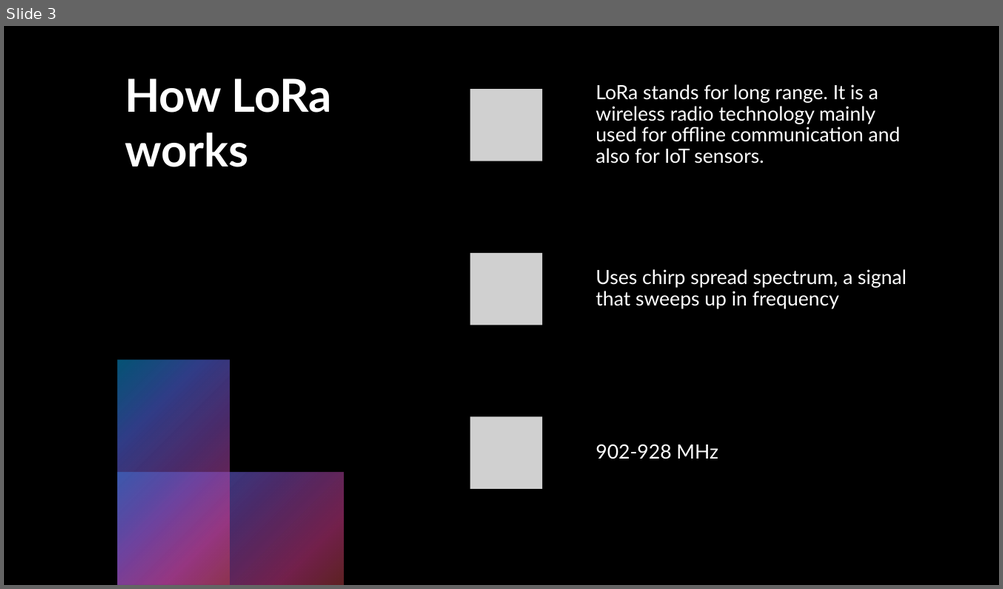
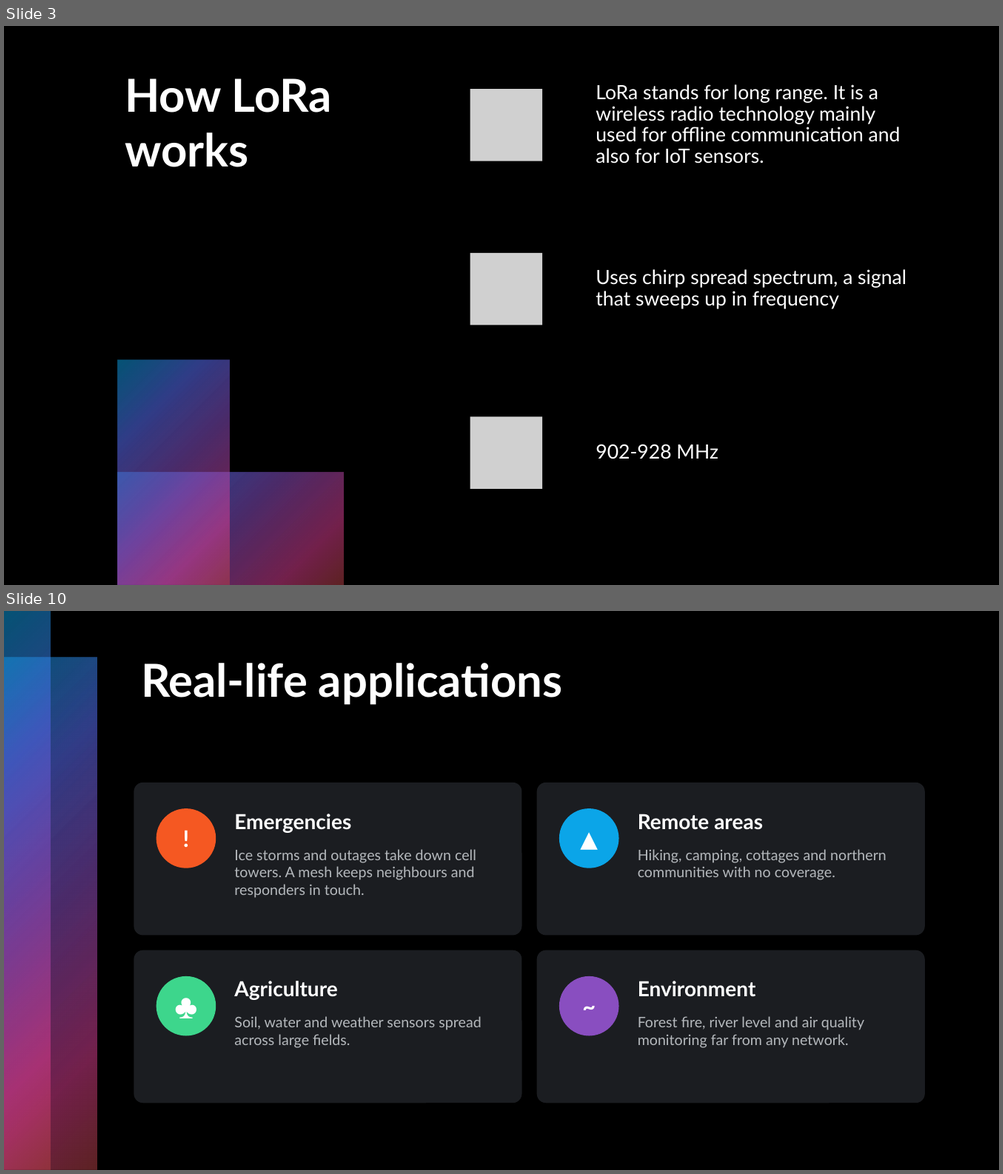
Before and after one commit to Wlszn/LoRaMesh, a slide deck: slides/LoRaPresentation.pptx. Shown one above the other, each under a label of ours: slide 3 before the commit, slides 3 and 10 after it; the slides between them are not shown. The pictures are 1003x589 and 1003x1174 pixels, drawn with LibreOffice and Linux fonts; fonts in the diff are those of the drawing; grey boxes stand for pictures. Boxes give left, top, right and bottom in pixels: in the first picture for what was removed or moved away, otherwise in the second. Text is boxed around its words. In the diff, an @@ line names an element or a change of style, - is before the commit and + after.

```diff
--- a/slides/LoRaPresentation.pptx
+++ b/slides/LoRaPresentation.pptx
@@ slide 10 added at (4, 611, 999, 1170), background #000000; not listed: 2 template elements that a slide beside it also shows @@
@@ title added at (141, 663, 562, 705), 44 pt, text #FFFFFF, bold @@
+Real-life applications
@@ rounded rectangle added at (134, 783, 522, 936), fill #1B1D21 @@
@@ rounded rectangle added at (537, 783, 925, 936), fill #1B1D21 @@
@@ ellipse added at (156, 809, 216, 869), fill #F55822, 22 pt, text #FFFFFF, bold @@
+!
@@ ellipse added at (559, 809, 619, 869), fill #0BA5E8, 22 pt, text #FFFFFF, bold @@
+▲
@@ text added at (234, 814, 351, 833), 20 pt, text #FFFFFF, bold @@
+Emergencies
@@ text added at (637, 814, 762, 830), 20 pt, text #FFFFFF, bold @@
+Remote areas
@@ text added at (234, 849, 476, 898), 14 pt, text #B4B8BC @@
+Ice storms and outages take down cell towers. A mesh keeps neighbours and responders in touch.
@@ text added at (637, 849, 886, 880), 14 pt, text #B4B8BC @@
+Hiking, camping, cottages and northern communities with no coverage.
@@ rounded rectangle added at (134, 951, 522, 1103), fill #1B1D21 @@
@@ rounded rectangle added at (537, 951, 925, 1103), fill #1B1D21 @@
@@ ellipse added at (156, 977, 216, 1037), fill #3DD68C, 22 pt, text #FFFFFF, bold @@
+♣
@@ text added at (234, 981, 337, 1000), 20 pt, text #FFFFFF, bold @@
+Agriculture
@@ ellipse added at (559, 977, 619, 1037), fill #894EC0, 22 pt, text #FFFFFF, bold @@
+~
@@ text added at (637, 981, 756, 997), 20 pt, text #FFFFFF, bold @@
+Environment
@@ text added at (234, 1017, 481, 1048), 14 pt, text #B4B8BC @@
+Soil, water and weather sensors spread across large fields.
@@ text added at (637, 1017, 864, 1048), 14 pt, text #B4B8BC @@
+Forest fire, river level and air quality monitoring far from any network.
```
Also in this commit, not shown: 1 slide changed, 6 other slides added, 3 slides removed.
